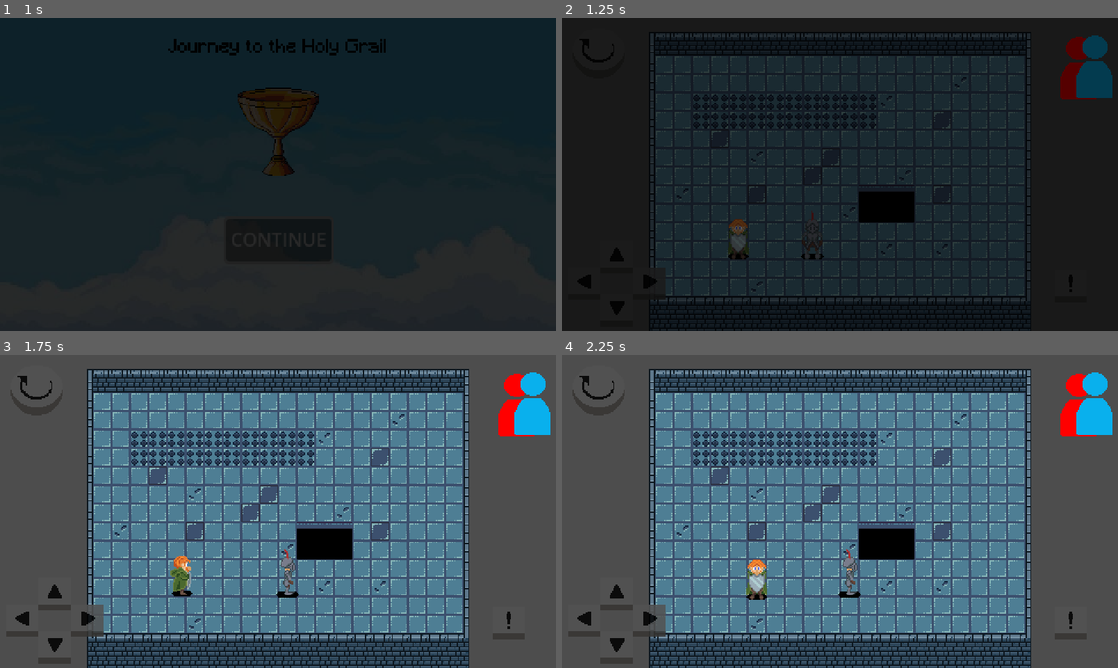
Above: before the commit, frames 1-4 (two rows, left to right).
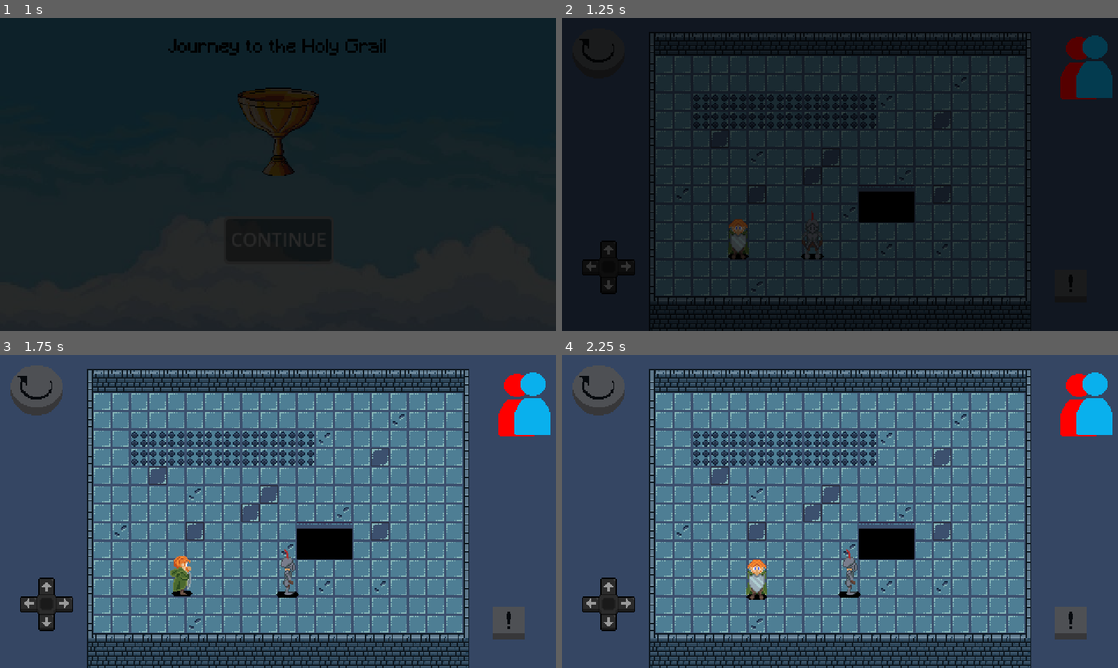
Above: after the commit, the same moments.

Repository: gumaciel/awesome-game-jam-01
Game: Godot game, scene res://scenes/main/main.tscn
The game is run twice, just before and just after one commit, with the same random seed, the same clock (stepped at 60 frames per second) and the same inputs. The engine's default icon, where the game draws it, is replaced by a stand-in: a white triangle on a blue panel in a dark square.
Inputs (mouse positions are in pixels of both pictures, inside the frame that each line leads up to):
- Up to frame 1 (1 s): click "CONTINUE" at 0.5 s
- Up to frame 2 (1.25 s): no input
- Up to frame 3 (1.75 s): tap Enter (ui_accept) at 1.25, 1.52 s; move the mouse to (400, 495) at 1.27 s; hold Right (ui_right) from 1.28 s (still down); click (400, 495) at 1.42 s
- Up to frame 4 (2.25 s): move the mouse to (728, 527) at 2.02 s; release Right (ui_right) at 2.03 s; hold Down (ui_down) from 2.03 s (still down); click (728, 527) at 2.17 s

Frame 1 is identical in both runs. In frame 2, 0.4% of the frame differs, in the area x 2-19%, y 71-95%; in frame 3, 2.6%, in the area x 1-19%, y 71-99%; in frame 4, 2.6%.

Commit message:
feat: adicionado joystick e background_color_rect

Diff:
--- /dev/null
+++ b/scenes/joystick/joystick.gd
@@ -0,0 +1,48 @@
+extends Control
+
+var is_touching : bool = false
+
+@onready var arrow_textures := {
+	"BASE" : preload("res://assets/hud/joystick/arrows_base.png"),
+	"UP" : preload("res://assets/hud/joystick/arrows_up.png"),
+	"DOWN" : preload("res://assets/hud/joystick/arrows_down.png"),
+	"LEFT" : preload("res://assets/hud/joystick/arrows_left.png"),
+	"RIGHT" : preload("res://assets/hud/joystick/arrows_right.png")
+}
+
+@onready var texture : TextureRect = $Texture
+var action_pressing : String
+
+func _process(delta):
+	if is_touching:
+		var delta_pos = get_local_mouse_position()
+		var actual_action_pressing : String
+
+		if delta_pos.y < -10:
+			actual_action_pressing = "ui_up"
+			texture.texture = arrow_textures.UP
+		elif delta_pos.y > 10:
+			actual_action_pressing = "ui_down"
+			texture.texture = arrow_textures.DOWN
+		elif delta_pos.x < -10:
+			actual_action_pressing = "ui_left"
+			texture.texture = arrow_textures.LEFT
+		elif delta_pos.x > 10:
+			actual_action_pressing = "ui_right"
+			texture.texture = arrow_textures.RIGHT
+		else:
+			return
+		if actual_action_pressing != action_pressing:
+			Input.action_release(action_pressing)
+
+		action_pressing = actual_action_pressing
+		Input.action_press(action_pressing)
+
+func _on_texture_rect_gui_input(event):
+	if event is InputEventScreenTouch:
+		var touch = event as InputEventScreenTouch
+
+		is_touching = touch.pressed
+		if not is_touching:
+			texture.texture = arrow_textures.BASE
+			Input.action_release(action_pressing)
--- /dev/null
+++ b/scenes/joystick/joystick.tscn
@@ -0,0 +1,31 @@
+[gd_scene load_steps=3 format=3 uid="uid://b85u4ijqujao4"]
+
+[ext_resource type="Script" path="res://scenes/joystick/joystick.gd" id="1_7jg6q"]
+[ext_resource type="Texture2D" uid="uid://1pd3t31o1ga6" path="res://assets/hud/joystick/arrows_base.png" id="1_wywu1"]
+
+[node name="Joystick" type="Control"]
+layout_mode = 3
+anchors_preset = 0
+offset_left = 153.0
+offset_top = 73.0
+offset_right = 153.0
+offset_bottom = 73.0
+script = ExtResource("1_7jg6q")
+
+[node name="Texture" type="TextureRect" parent="."]
+layout_mode = 1
+anchors_preset = 8
+anchor_left = 0.5
+anchor_top = 0.5
+anchor_right = 0.5
+anchor_bottom = 0.5
+offset_left = -23.0
+offset_top = -23.0
+offset_right = 23.0
+offset_bottom = 23.0
+grow_horizontal = 2
+grow_vertical = 2
+texture = ExtResource("1_wywu1")
+metadata/_edit_lock_ = true
+
+[connection signal="gui_input" from="Texture" to="." method="_on_texture_rect_gui_input"]
--- a/scenes/levels/test_scene.tscn
+++ b/scenes/levels/test_scene.tscn
@@ -1,5 +1,6 @@
-[gd_scene load_steps=7 format=3 uid="uid://bykqtdbrsla4w"]
+[gd_scene load_steps=8 format=3 uid="uid://bykqtdbrsla4w"]
 
+[ext_resource type="PackedScene" uid="uid://f6wy82a2mq8" path="res://scenes/ui/background_color_rect.tscn" id="1_hxbm2"]
 [ext_resource type="TileSet" uid="uid://bmljjvxwi5lcm" path="res://world/tilesets_data/test_tileset.tres" id="1_njrg8"]
 [ext_resource type="PackedScene" uid="uid://brttmwofxttak" path="res://scenes/ui/ui.tscn" id="2_62sbp"]
 [ext_resource type="Script" path="res://world/tilesets_data/scenario_environment.gd" id="2_y04gh"]
@@ -22,6 +23,10 @@
 offset_bottom = 135.0
 grow_horizontal = 2
 grow_vertical = 2
+
+[node name="BackgroundColorRect" parent="." instance=ExtResource("1_hxbm2")]
+layout_mode = 0
+anchors_preset = 0
 
 [node name="TileMap" type="TileMap" parent="." node_paths=PackedStringArray("player1", "player2")]
 tile_set = ExtResource("1_njrg8")
--- /dev/null
+++ b/scenes/ui/background_color_rect.gd
@@ -0,0 +1,9 @@
+extends ColorRect
+
+func _ready():
+	get_tree().root.size_changed.connect(_on_viewport_size_changed)
+	size = DisplayServer.screen_get_size()
+
+func _on_viewport_size_changed():
+	set_anchors_and_offsets_preset(Control.PRESET_CENTER, Control.PRESET_MODE_KEEP_SIZE)
+	size = DisplayServer.screen_get_size()
--- /dev/null
+++ b/scenes/ui/background_color_rect.tscn
@@ -0,0 +1,15 @@
+[gd_scene load_steps=2 format=3 uid="uid://f6wy82a2mq8"]
+
+[ext_resource type="Script" path="res://scenes/ui/background_color_rect.gd" id="1_i7u0d"]
+
+[node name="BackgroundColorRect" type="ColorRect"]
+anchors_preset = 15
+anchor_right = 1.0
+anchor_bottom = 1.0
+offset_left = 1.0
+offset_right = 1.0
+grow_horizontal = 2
+grow_vertical = 2
+color = Color(0.207843, 0.27451, 0.388235, 1)
+script = ExtResource("1_i7u0d")
+metadata/_edit_use_anchors_ = true
--- a/scenes/ui/ui.tscn
+++ b/scenes/ui/ui.tscn
@@ -1,42 +1,16 @@
-[gd_scene load_steps=10 format=3 uid="uid://brttmwofxttak"]
+[gd_scene load_steps=7 format=3 uid="uid://brttmwofxttak"]
 
-[ext_resource type="Texture2D" uid="uid://c22pj17u3obqe" path="res://ui/ui_arrow_up.tres" id="1_wt4m1"]
 [ext_resource type="Script" path="res://scenes/ui/ui_controller.gd" id="1_y5268"]
-[ext_resource type="Texture2D" uid="uid://cx3f4jgx25vbw" path="res://ui/ui_arrow_down.tres" id="2_ol0ws"]
-[ext_resource type="Texture2D" uid="uid://dcaunsljhoooe" path="res://ui/ui_arrow_right.tres" id="3_r7tyq"]
-[ext_resource type="Texture2D" uid="uid://d4kjstyows8u0" path="res://ui/ui_arrow_left.tres" id="4_cyh2k"]
-[ext_resource type="Texture2D" uid="uid://d2a76qo6041ua" path="res://assets/hud/placeholder_interaction.png" id="5_h4xm8"]
-[ext_resource type="Texture2D" uid="uid://baj8duhi6ok3i" path="res://assets/hud/placeholder_char_button1.png" id="6_cf3wm"]
-[ext_resource type="Texture2D" uid="uid://b6ogmeqjtq6br" path="res://assets/hud/placeholder_reload_button.png" id="7_tg6ia"]
-[ext_resource type="Texture2D" uid="uid://w17ckinb4eh6" path="res://assets/hud/placeholder_char_button2.png" id="7_viu5p"]
+[ext_resource type="Texture2D" uid="uid://d2a76qo6041ua" path="res://assets/hud/placeholder/placeholder_interaction.png" id="5_h4xm8"]
+[ext_resource type="Texture2D" uid="uid://baj8duhi6ok3i" path="res://assets/hud/placeholder/placeholder_char_button1.png" id="6_cf3wm"]
+[ext_resource type="PackedScene" uid="uid://b85u4ijqujao4" path="res://scenes/joystick/joystick.tscn" id="6_qyci7"]
+[ext_resource type="Texture2D" uid="uid://b6ogmeqjtq6br" path="res://assets/hud/placeholder/placeholder_reload_button.png" id="7_tg6ia"]
+[ext_resource type="Texture2D" uid="uid://w17ckinb4eh6" path="res://assets/hud/placeholder/placeholder_char_button2.png" id="7_viu5p"]
 
 [node name="UI" type="Control"]
 layout_mode = 3
 anchors_preset = 0
 script = ExtResource("1_y5268")
-
-[node name="Arrows" type="Node2D" parent="."]
-position = Vector2(33, 187)
-
-[node name="UP" type="TouchScreenButton" parent="Arrows"]
-position = Vector2(0, 5)
-texture_normal = ExtResource("1_wt4m1")
-action = "ui_up"
-
-[node name="DOWN" type="TouchScreenButton" parent="Arrows"]
-position = Vector2(0, 51)
-texture_normal = ExtResource("2_ol0ws")
-action = "ui_down"
-
-[node name="RIGHT" type="TouchScreenButton" parent="Arrows"]
-position = Vector2(28, 28)
-texture_normal = ExtResource("3_r7tyq")
-action = "ui_right"
-
-[node name="LEFT" type="TouchScreenButton" parent="Arrows"]
-position = Vector2(-28, 28)
-texture_normal = ExtResource("4_cyh2k")
-action = "ui_left"
 
 [node name="Interaction" type="Node2D" parent="."]
 position = Vector2(456, 235)
@@ -62,3 +36,9 @@
 [node name="reload_button" type="TouchScreenButton" parent="Reload"]
 texture_normal = ExtResource("7_tg6ia")
 action = "reload"
+
+[node name="Joystick" parent="." instance=ExtResource("6_qyci7")]
+offset_left = 40.0
+offset_top = 215.0
+offset_right = 40.0
+offset_bottom = 215.0
--- a/ui/ui_arrow_down.tres
+++ b/ui/ui_arrow_down.tres
@@ -1,6 +1,6 @@
 [gd_resource type="AtlasTexture" load_steps=2 format=3 uid="uid://cx3f4jgx25vbw"]
 
-[ext_resource type="Texture2D" uid="uid://cp2swj03mxcl4" path="res://assets/hud/placeholder_arrows.png" id="1_dxd6w"]
+[ext_resource type="Texture2D" uid="uid://cp2swj03mxcl4" path="res://assets/hud/placeholder/placeholder_arrows.png" id="1_dxd6w"]
 
 [resource]
 atlas = ExtResource("1_dxd6w")
--- a/ui/ui_arrow_left.tres
+++ b/ui/ui_arrow_left.tres
@@ -1,6 +1,6 @@
 [gd_resource type="AtlasTexture" load_steps=2 format=3 uid="uid://d4kjstyows8u0"]
 
-[ext_resource type="Texture2D" uid="uid://cp2swj03mxcl4" path="res://assets/hud/placeholder_arrows.png" id="1_bmab5"]
+[ext_resource type="Texture2D" uid="uid://cp2swj03mxcl4" path="res://assets/hud/placeholder/placeholder_arrows.png" id="1_bmab5"]
 
 [resource]
 atlas = ExtResource("1_bmab5")
--- a/ui/ui_arrow_right.tres
+++ b/ui/ui_arrow_right.tres
@@ -1,6 +1,6 @@
 [gd_resource type="AtlasTexture" load_steps=2 format=3 uid="uid://dcaunsljhoooe"]
 
-[ext_resource type="Texture2D" uid="uid://cp2swj03mxcl4" path="res://assets/hud/placeholder_arrows.png" id="1_o11de"]
+[ext_resource type="Texture2D" uid="uid://cp2swj03mxcl4" path="res://assets/hud/placeholder/placeholder_arrows.png" id="1_o11de"]
 
 [resource]
 atlas = ExtResource("1_o11de")
--- a/ui/ui_arrow_up.tres
+++ b/ui/ui_arrow_up.tres
@@ -1,6 +1,6 @@
 [gd_resource type="AtlasTexture" load_steps=2 format=3 uid="uid://c22pj17u3obqe"]
 
-[ext_resource type="Texture2D" uid="uid://cp2swj03mxcl4" path="res://assets/hud/placeholder_arrows.png" id="1_htq45"]
+[ext_resource type="Texture2D" uid="uid://cp2swj03mxcl4" path="res://assets/hud/placeholder/placeholder_arrows.png" id="1_htq45"]
 
 [resource]
 atlas = ExtResource("1_htq45")
Binary file added: assets/hud/joystick/arrows_base.png
Not shown, changed: assets/hud/joystick/arrows_base.png.import
Binary file added: assets/hud/joystick/arrows_down.png
Not shown, added: assets/hud/joystick/arrows_down.png.import
Binary file added: assets/hud/joystick/arrows_left.png
Not shown, changed: assets/hud/joystick/arrows_left.png.import
Binary file added: assets/hud/joystick/arrows_right.png
Not shown, changed: assets/hud/joystick/arrows_right.png.import
Binary file added: assets/hud/joystick/arrows_up.png
Not shown, added: assets/hud/joystick/arrows_up.png.import
Renamed: assets/hud/placeholder_arrows.png -> assets/hud/placeholder/placeholder_arrows.png
Not shown, changed: assets/hud/placeholder/placeholder_arrows.png.import
(and 10 more such lines)
